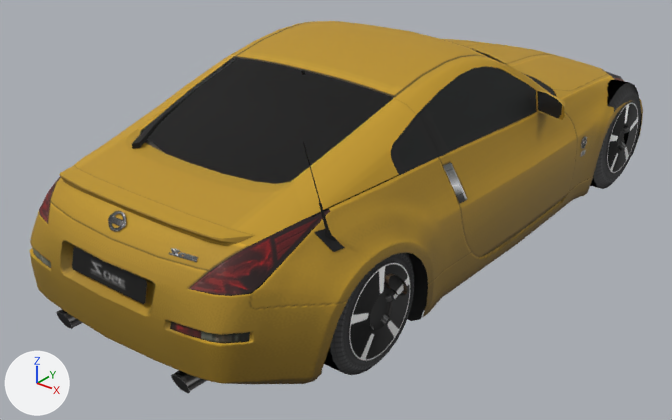
Two versions of the glTF model dealership/dealership/models/GT4_NISS0122.glb, one commit apart.
Before and after are seen from a 50 mm lens placed at (2.98, -4.27, 2.58), pointed at (-0.13, -0.38, 0.17). The axes (+X, +Y, +Z) are drawn at lower left. The lights are the same throughout. The picture after the commit comes second. Vertices at exactly the same position are counted once.

The first picture shows 'body', 'tire_front_left', 'tire_rear_left', 'wheel_front_left', 'wheel_rear_left'.
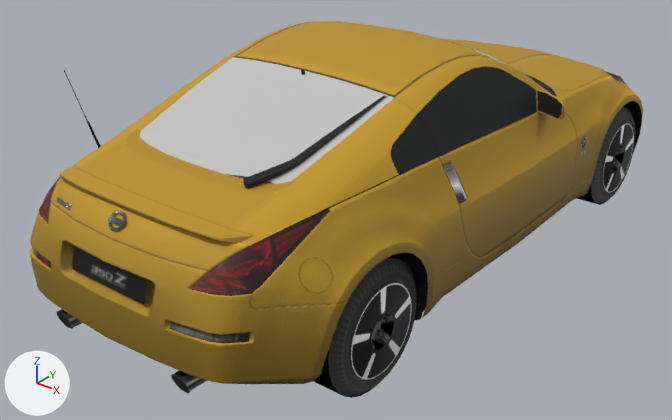
Changed parts and their boxes [x1, y1, x2, y2] in the pictures (672 x 420 px; the box of a moved part takes in the faces that stretch with it):
'tire_rear_right', moved, rescaled (not visible before): after [313, 256, 416, 398]
'wheel_rear_right', moved, rescaled (not visible before): after [350, 282, 412, 380]
'tire_rear_left', moved, rescaled (not visible afterwards): before [586, 80, 641, 189]
'wheel_front_right', moved, rescaled (not visible before): after [602, 123, 634, 193]
'tire_front_right', moved, rescaled (not visible before): after [577, 107, 635, 205]
part 1 of me_body, moved or reshaped: [34, 46, 643, 382] in both
part 2 of me_body, moved or reshaped: before [140, 57, 394, 184]; after [139, 57, 394, 184]
part 3 of me_body, moved or reshaped (not visible afterwards): before [370, 294, 392, 330]
part 4 of me_body, moved or reshaped (not visible afterwards): before [618, 128, 629, 151]
part 5 of me_body, moved or reshaped (not visible afterwards): before [385, 274, 407, 296]
part 6 of me_body, moved or reshaped: [204, 81, 642, 381] in both
part 7 of me_body, moved or reshaped: before [57, 58, 629, 393]; after [36, 68, 587, 393]

Edits to the bpy script that builds the scene:
```text
Change me_body:
    where me_body.from_pydata(...)  # 2442 vertices, 3444 faces; spans x -0.99..0.99, y -2.19..2.12, z 0.04..1.23
    used by ob_body; location = (0.0, 0.0, 0.0)
    me_body part 1: the loose piece of 991 vertices spanning x -0.91..0.91, y -2.19..2.12, z 0.04..1.21 is mirrored in x about its middle
    me_body part 2: the loose piece of 23 vertices spanning x -0.54..0.54, y -1.6..-0.77, z 0.9..1.14 is mirrored in x about its middle
    me_body part 3: the loose piece of 48 vertices spanning x 0.87..0.89, y -1.49..-1.16, z 0.16..0.48 is mirrored in x about its middle, then moved by (-0.22, 2.65, -0.11)
    me_body part 4: the loose piece of 48 vertices spanning x 0.87..0.88, y 1.17..1.48, z 0.2..0.51 is mirrored in x about its middle, then moved by (-0.22, -2.65, -0.14)
    me_body part 5: the loose piece of 32 vertices spanning x 0.85..0.91, y -1.3..-1.15, z 0.34..0.5 is mirrored in x about its middle, then moved by (-0.23, 2.65, -0.11)
    me_body part 6: the loose piece of 84 vertices spanning x -0.9..0.9, y -2.02..2.04, z 0.04..0.63 is mirrored in x about its middle
    me_body part 7: 631 of 2442 vertices moved; they spanned x -0.99..0.99, y -2.15..2.12, z 0.08..1.23 and now span x -0.99..0.99, y -2.15..2.12, z 0.08..1.23; mean shift (-0.16, -0.34, -0.02); largest move (-0.9, 1.48, 0.45) -> (-0.64, -1.17, 0.31)
Change ob_wheel_front_right:
    ob_wheel_front_right.scale: (-1.0, 1.0, 1.0) -> (1.0, 1.0, 1.0)
    ob_wheel_front_right.location: (-0.767, -1.325, 0.32) -> (0.767, 1.325, 0.21)
Change ob_tire_front_right:
    ob_tire_front_right.scale: (-1.0, 1.0, 1.0) -> (1.0, 1.0, 1.0)
    ob_tire_front_right.location: (-0.767, -1.325, 0.32) -> (0.767, 1.325, 0.21)
Change ob_wheel_rear_right:
    ob_wheel_rear_right.scale: (-1.0, 1.0, 1.0) -> (1.0, 1.0, 1.0)
    ob_wheel_rear_right.location: (-0.767, 1.325, 0.355) -> (0.767, -1.325, 0.219)
Change ob_tire_rear_left:
    ob_tire_rear_left.location: (0.767, 1.325, 0.355) -> (-0.767, -1.325, 0.219)
    ob_tire_rear_left.scale: (1.0, 1.0, 1.0) -> (-1.0, 1.0, 1.0)
Change ob_tire_rear_right:
    ob_tire_rear_right.scale: (-1.0, 1.0, 1.0) -> (1.0, 1.0, 1.0)
    ob_tire_rear_right.location: (-0.767, 1.325, 0.355) -> (0.767, -1.325, 0.219)
```
